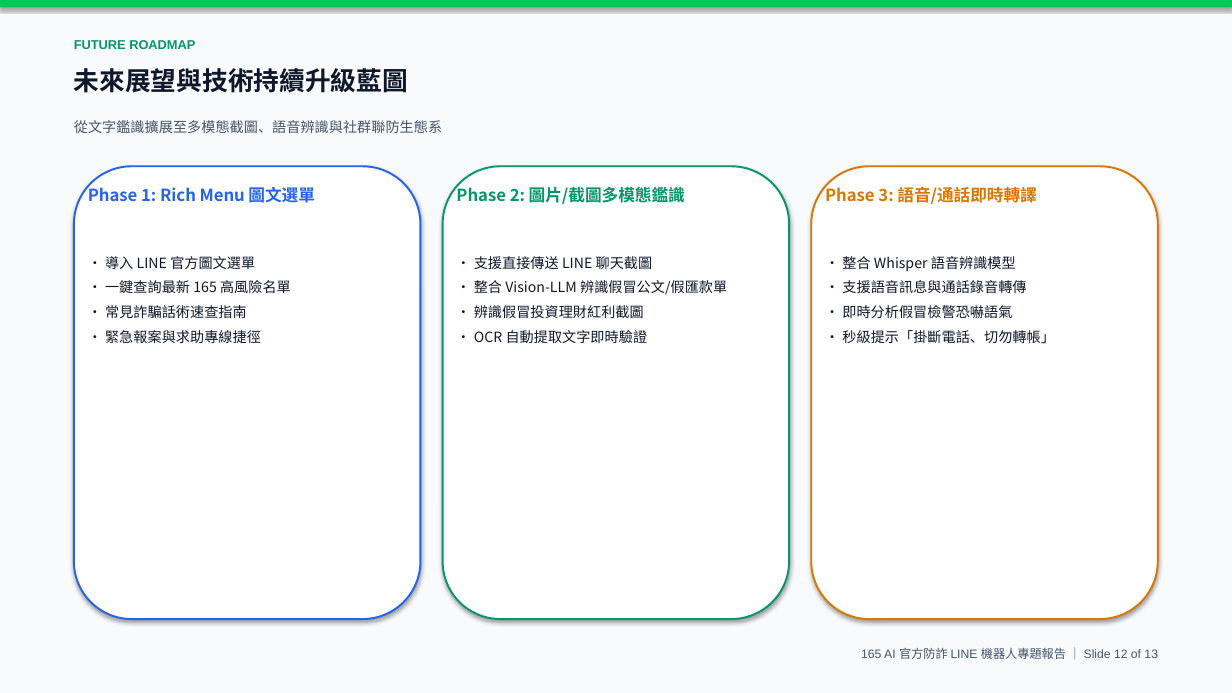
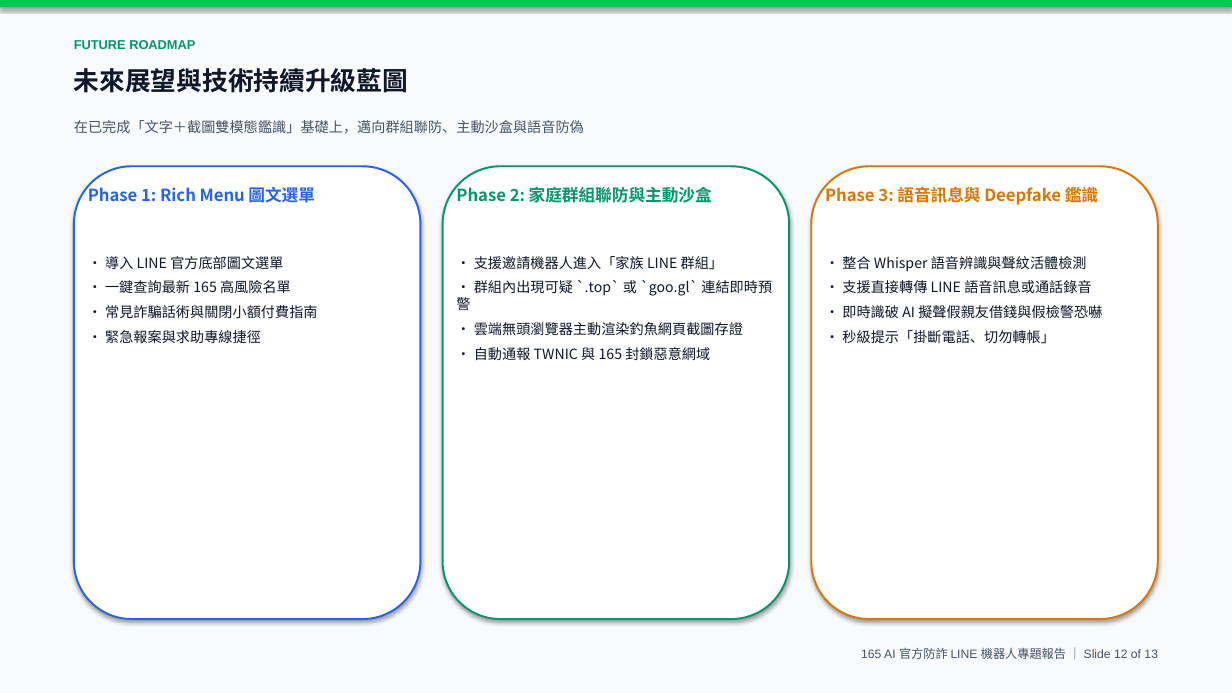
Before and after one commit to alex0647-star/165-anti-scam-ai, a slide deck: slide 12 of LINE官方防詐機器人_專題簡報.pptx. Drawn at 1232x693 pixels with LibreOffice and Linux fonts; fonts in the diff are those of the drawing. Boxes give left, top, right and bottom in pixels: in the first picture for what was removed or moved away, otherwise in the second. Text is boxed around its words. In the diff, an @@ line names an element or a change of style, - is before the commit and + after.

Commit message:
更新 165 AI 專題簡報、LINE 官方機器人伺服器與相關實測成果

```diff
--- a/LINE官方防詐機器人_專題簡報.pptx
+++ b/LINE官方防詐機器人_專題簡報.pptx
@@ text at bbox=[74, 120, 584, 134]: text changed @@
-從文字鑑識擴展至多模態截圖、語音辨識與社群聯防生態系
+在已完成「文字＋截圖雙模態鑑識」基礎上，邁向群組聯防、主動沙盒與語音防偽
@@ text at bbox=[456, 184, 712, 203]: text changed @@
-Phase 2: 圖片/截圖多模態鑑識
+Phase 2: 家庭群組聯防與主動沙盒
@@ text at bbox=[825, 184, 1098, 206]: text changed @@
-Phase 3: 語音/通話即時轉譯
+Phase 3: 語音訊息與 Deepfake 鑑識
@@ text at bbox=[105, 256, 283, 269]: text changed @@
-• 導入 LINE 官方圖文選單
+• 導入 LINE 官方底部圖文選單
@@ text at bbox=[456, 256, 772, 360]: text changed @@
-• 支援直接傳送 LINE 聊天截圖
-• 整合 Vision-LLM 辨識假冒公文/假匯款單
-• 辨識假冒投資理財紅利截圖
-• OCR 自動提取文字即時驗證
+• 支援邀請機器人進入「家族 LINE 群組」
+• 群組內出現可疑 `.top` 或 `goo.gl` 連結即時預警
+• 雲端無頭瀏覽器主動渲染釣魚網頁截圖存證
+• 自動通報 TWNIC 與 165 封鎖惡意網域
@@ text at bbox=[842, 256, 1102, 318]: text changed @@
-• 整合 Whisper 語音辨識模型
-• 支援語音訊息與通話錄音轉傳
-• 即時分析假冒檢警恐嚇語氣
+• 整合 Whisper 語音辨識與聲紋活體檢測
+• 支援直接轉傳 LINE 語音訊息或通話錄音
+• 即時識破 AI 擬聲假親友借錢與假檢警恐嚇
@@ text at bbox=[105, 305, 317, 318]: text changed @@
-• 常見詐騙話術速查指南
+• 常見詐騙話術與關閉小額付費指南
```
Also in this commit, not shown: 12 other slides changed, 3 other files.
